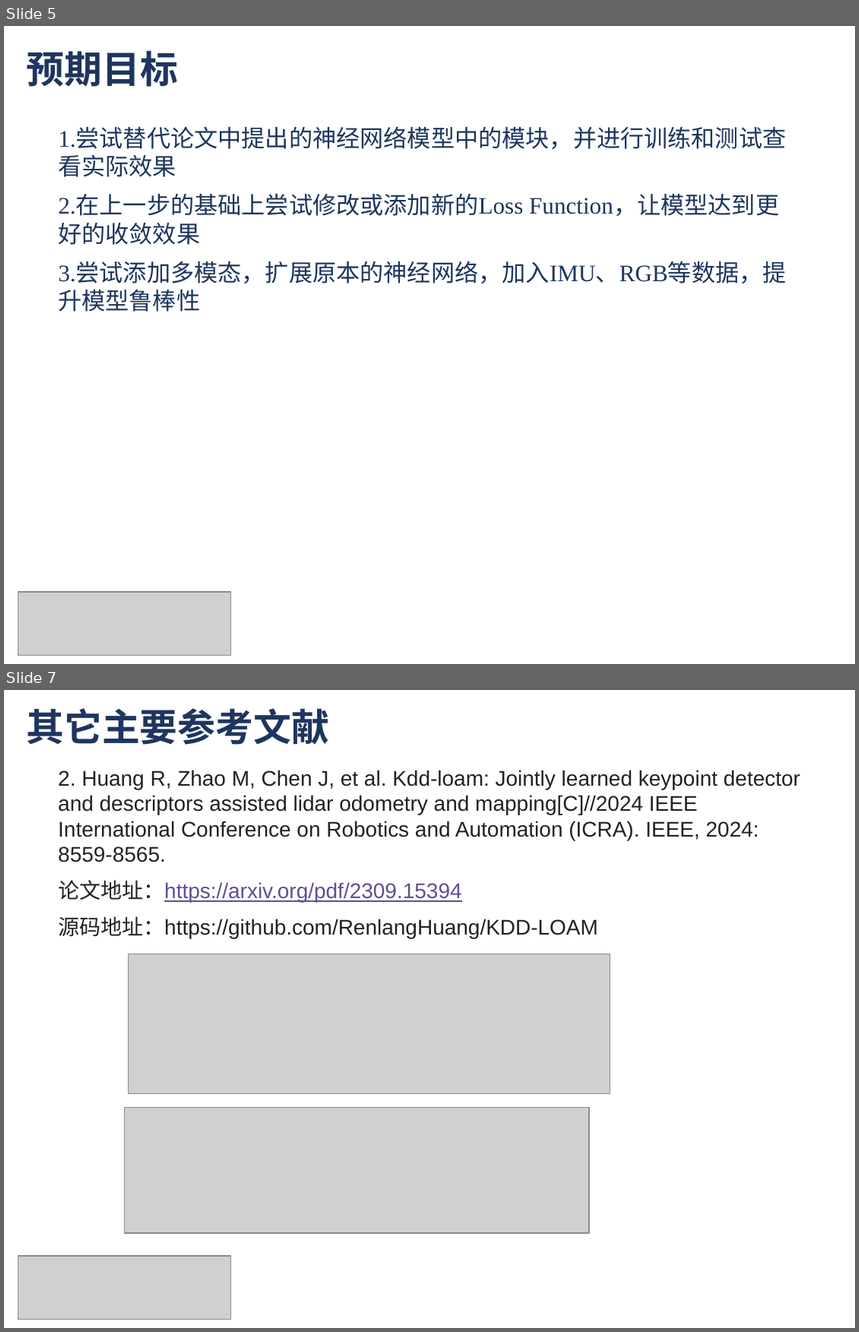
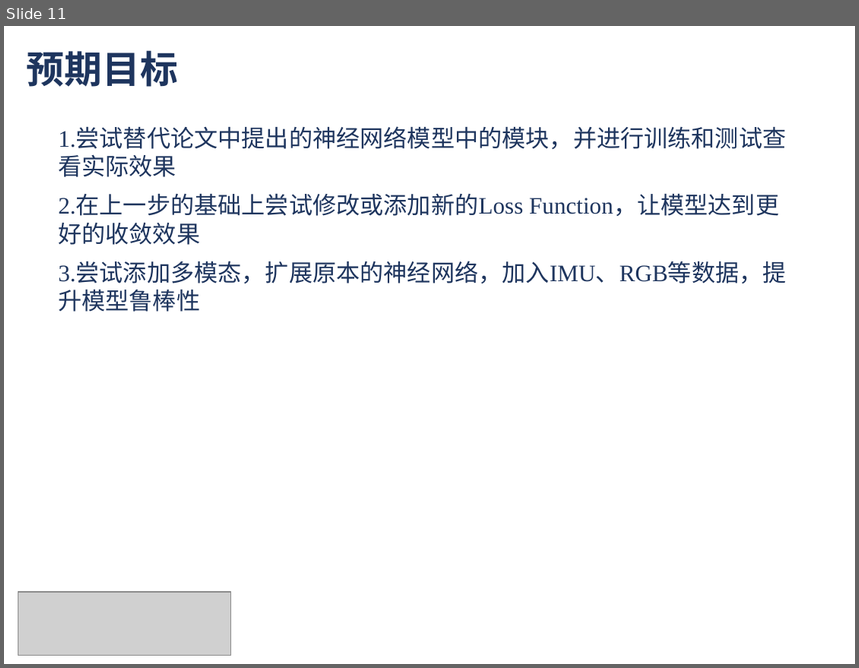
Before and after one commit to chengyingshe/Project_SLAM, a slide deck: ppt/佘成应_王奔_智能车文献汇报.pptx. Shown one above the other, each under a label of ours: slides 5 and 7 before the commit, slide 11 after it; the slides between them are not shown. The pictures are 859x1332 and 859x668 pixels, drawn with LibreOffice and Linux fonts; fonts in the diff are those of the drawing; grey boxes stand for pictures. Boxes give left, top, right and bottom in pixels: in the first picture for what was removed or moved away, otherwise in the second. Text is boxed around its words. In the diff, an @@ line names an element or a change of style, - is before the commit and + after.

```diff
--- a/ppt/佘成应_王奔_智能车文献汇报.pptx
+++ b/ppt/佘成应_王奔_智能车文献汇报.pptx
@@ slide 7 removed at (4,690,855,1328), background #FFFFFF @@
@@ text removed at (27,708,329,745) @@
-其它主要参考文献
@@ text removed at (58,770,800,939) @@
-2. Huang R, Zhao M, Chen J, et al. Kdd-loam: Jointly learned keypoint detector and descriptors assisted lidar odometry and mapping[C]//2024 IEEE International Conference on Robotics and Automation (ICRA). IEEE, 2024: 8559-8565.
-论文地址：https://arxiv.org/pdf/2309.15394
-源码地址：https://github.com/RenlangHuang/KDD-LOAM
@@ picture removed at (129,954,611,1094) @@
@@ picture removed at (125,1108,590,1233) @@
@@ picture removed at (18,1256,231,1319) @@
@@ what was slide 5 is now slide 11 @@
```
Also in this commit, not shown: 1 slide changed, 5 slides added, 1 other file.
